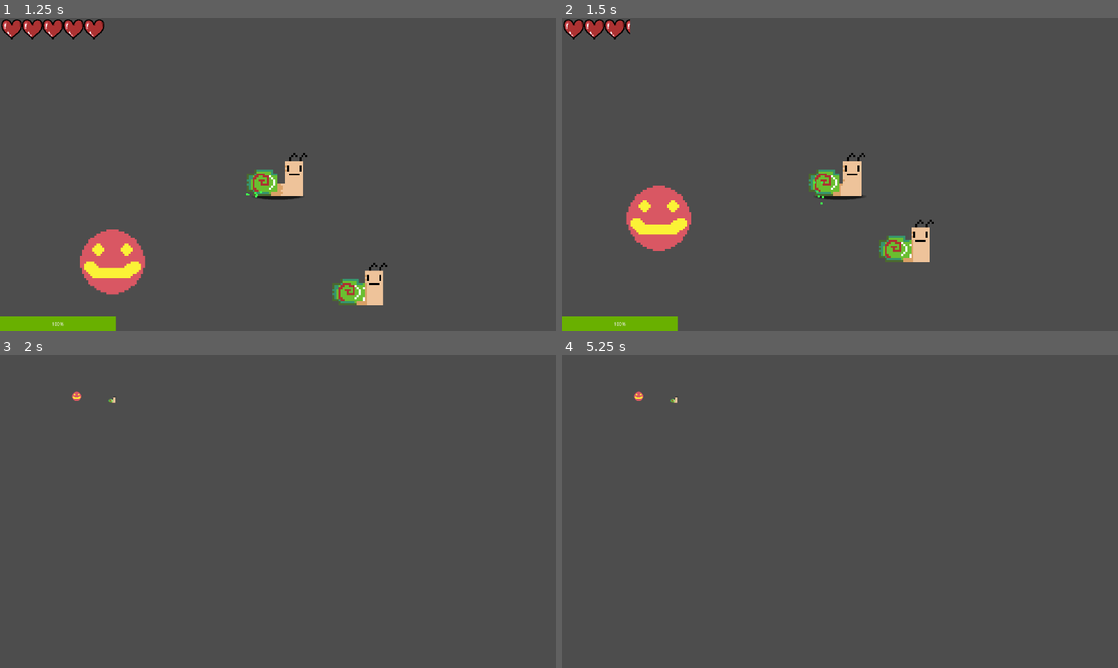
Above: before the commit, frames 1-4 (two rows, left to right).
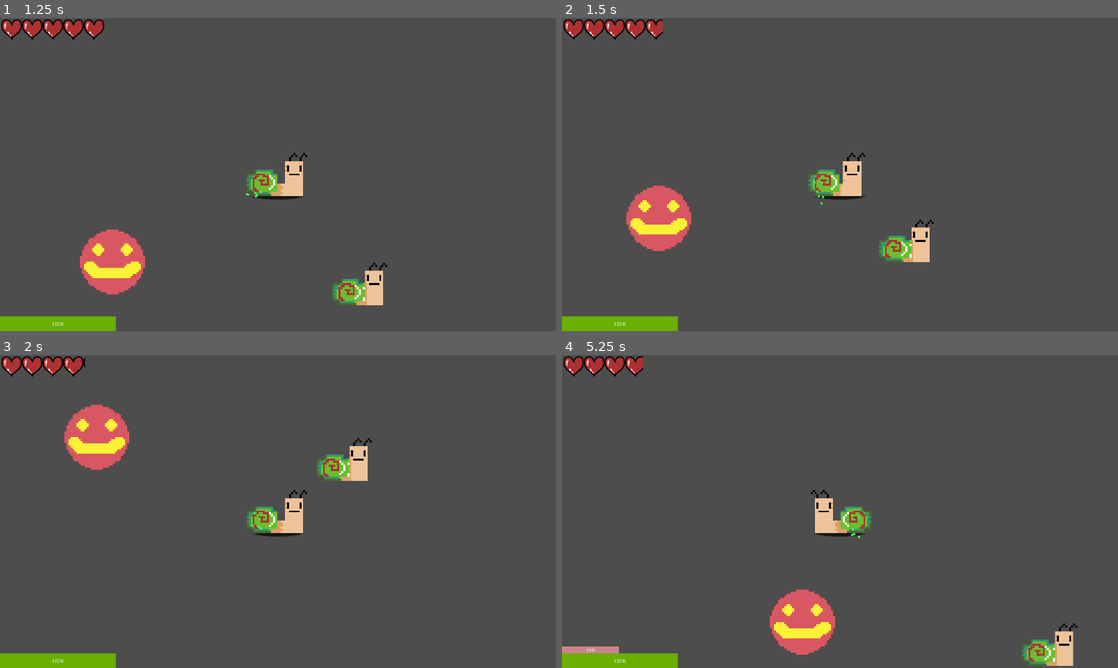
Above: after the commit, the same moments.

Repository: mark4pro/rogue-like
Game: Godot game, scene res://worldGen/testGen.tscn
Two runs of this game, one before a commit and one after it. Both use one fixed random seed, a clock stepped at 60 frames per second and the inputs below.
Inputs (mouse positions are in pixels of both pictures, inside the frame that each line leads up to):
- Up to frame 1 (1.25 s): tap Enter at 0.5 s; move the mouse to (400, 158) at 0.52 s; hold D (right) from 0.53 s (still down); tap F6 (free_cam) at 0.6 s; click (400, 158) at 0.67 s
- Up to frame 2 (1.5 s): move the mouse to (728, 190) at 1.27 s; release D (right) at 1.28 s; hold S (down) from 1.28 s (still down); tap E (pickup) at 1.35 s
- Up to frame 3 (2 s): keep holding S (down)
- Up to frame 4 (5.25 s): move the mouse to (895, 442) at 2.02 s; release S (down) at 2.03 s; hold D (right) 2.03-2.78 s; tap one key every 0.75 s from 2.1 s: Ctrl (roll) Shift (sprint) F6 (free_cam) E (pickup) Ctrl (roll); move the mouse to (812, 574) at 2.77 s; hold W (up) 2.78-3.53 s; click (812, 574) at 2.92 s; move the mouse to (1006, 558) at 3.52 s; hold A (left) 3.53-5.03 s; move the mouse to (673, 464) at 4.27 s; move the mouse to (867, 511) at 5.02 s; hold S (down) from 5.03 s (still down); click (867, 511) at 5.17 s

Frame 1 is identical in both runs. In frame 2, 0.3% of the frame differs, in the area x 6-19%, y 0-7%; in frame 3, 5.4%; in frame 4, 5.6%, in the area x 0-93%, y 0-100%.

Commit message:
change amount of damage the test dummy does

Diff:
--- a/Script/dummy.gd
+++ b/Script/dummy.gd
@@ -1,6 +1,6 @@
 extends Node2D
 
-@export var damage : float = 5
+@export var damage : float = 0.5
 
 var touching : bool = false
 
